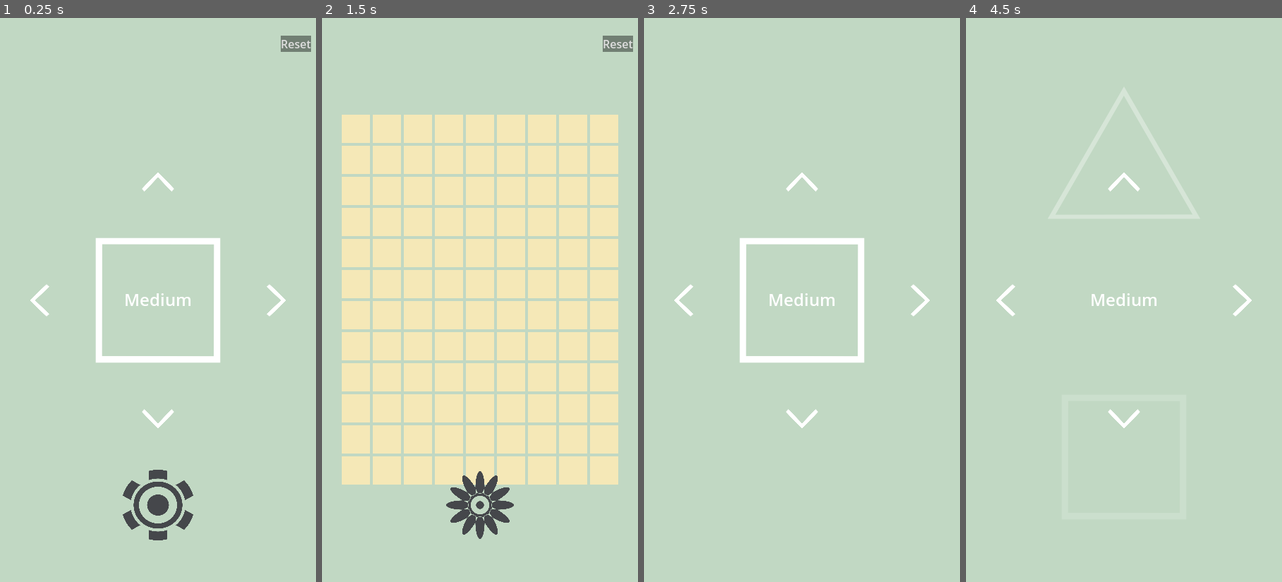
Above: before the commit, frames 1-4 (left to right).
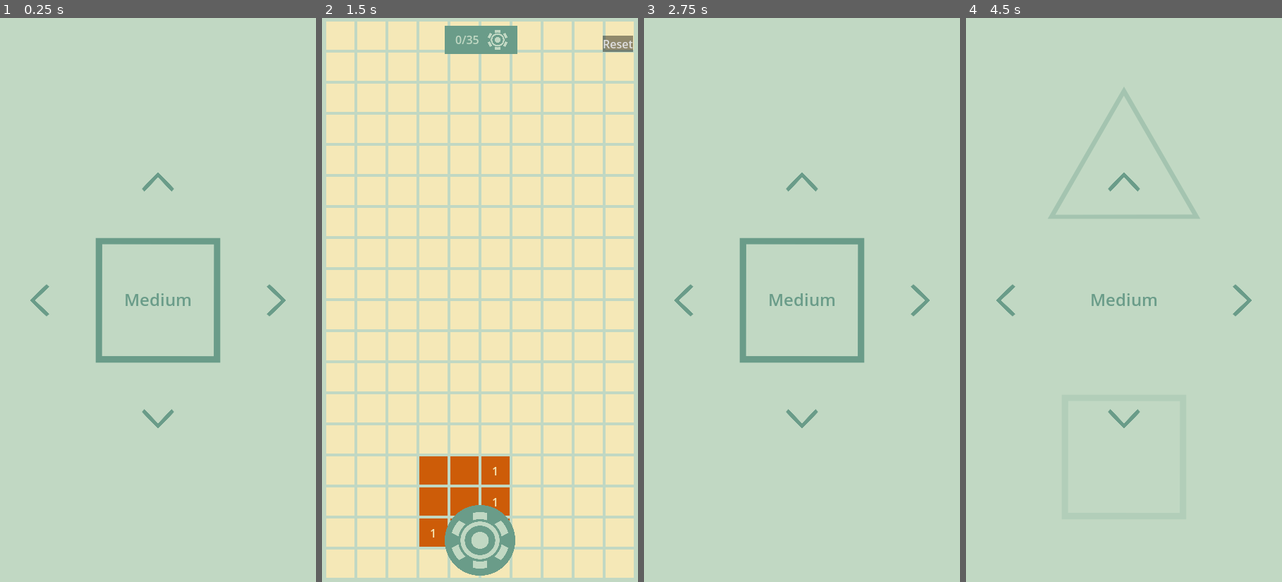
Above: after the commit, the same moments.

Repository: Kape99/mine-sweeper
Game: Godot game, scene res://Scenes/base.tscn
Two runs of this game, one before a commit and one after it. Both use one fixed random seed, a clock stepped at 60 frames per second and the inputs below.
Inputs (mouse positions are in pixels of both pictures, inside the frame that each line leads up to):
- Up to frame 1 (0.25 s): no input
- Up to frame 2 (1.5 s): click (480, 300) at 0.5 s; click (480, 503) at 1.27 s
- Up to frame 3 (2.75 s): click "Reset" at 2 s
- Up to frame 4 (4.5 s): click (1003, 300) at 2.75 s; click (1244, 300) at 3.5 s; click (1124, 181) at 4.25 s

The runs differ from the first frame. In frame 1, 3.9% of the frame differs, in the area x 9-99%, y 3-93%; in frame 2, 43%, in the area x 1-99%, y 0-100%; in frame 3, 2.5%; in frame 4, 3.2%.

Commit message:
added theme and new difficulties

Diff:
--- /dev/null
+++ b/Asset/Icons/circle.svg
@@ -0,0 +1,65 @@
+<?xml version="1.0" encoding="UTF-8" standalone="no"?>
+<!-- Created with Inkscape (http://www.inkscape.org/) -->
+
+<svg
+   width="500"
+   height="500"
+   viewBox="0 0 132.29166 132.29167"
+   version="1.1"
+   id="svg5"
+   inkscape:version="1.2.2 (b0a8486541, 2022-12-01)"
+   sodipodi:docname="circle.svg"
+   xmlns:inkscape="http://www.inkscape.org/namespaces/inkscape"
+   xmlns:sodipodi="http://sodipodi.sourceforge.net/DTD/sodipodi-0.dtd"
+   xmlns="http://www.w3.org/2000/svg"
+   xmlns:svg="http://www.w3.org/2000/svg">
+  <sodipodi:namedview
+     id="namedview7"
+     pagecolor="#505050"
+     bordercolor="#ffffff"
+     borderopacity="1"
+     inkscape:showpageshadow="0"
+     inkscape:pageopacity="0"
+     inkscape:pagecheckerboard="1"
+     inkscape:deskcolor="#505050"
+     inkscape:document-units="mm"
+     showgrid="false"
+     inkscape:zoom="1.4387311"
+     inkscape:cx="281.84558"
+     inkscape:cy="240.83722"
+     inkscape:window-width="1920"
+     inkscape:window-height="1024"
+     inkscape:window-x="0"
+     inkscape:window-y="0"
+     inkscape:window-maximized="1"
+     inkscape:current-layer="layer1" />
+  <defs
+     id="defs2">
+    <inkscape:path-effect
+       effect="fill_between_many"
+       method="originald"
+       linkedpaths="#path2813,0,1|#path2816,0,1|#path2819,0,1|#path2822,0,1|#path2825,0,1"
+       id="path-effect2837" />
+    <inkscape:path-effect
+       effect="fill_between_many"
+       method="originald"
+       linkedpaths="#path2813,0,1"
+       id="path-effect2837-3"
+       is_visible="true"
+       lpeversion="0"
+       join="true"
+       close="true"
+       autoreverse="true" />
+  </defs>
+  <g
+     inkscape:label="Layer 1"
+     inkscape:groupmode="layer"
+     id="layer1">
+    <circle
+       style="fill:#ffffff;fill-opacity:1;stroke-width:0.264583"
+       id="path900"
+       cx="66.145836"
+       cy="66.145836"
+       r="66.145836" />
+  </g>
+</svg>
--- a/Scenes/base.tscn
+++ b/Scenes/base.tscn
@@ -1,14 +1,12 @@
-[gd_scene load_steps=18 format=3 uid="uid://df4602v1smvil"]
-
-[ext_resource type="StyleBox" uid="uid://dfbwulumv8xih" path="res://Asset/transparent.stylebox" id="1_bdqyu"]
+[gd_scene load_steps=16 format=3 uid="uid://df4602v1smvil"]
+
 [ext_resource type="Texture2D" uid="uid://chyy03erxduyq" path="res://Asset/Icons/arrow_left.svg" id="1_mc8na"]
 [ext_resource type="Script" path="res://Scripts/base.gd" id="1_smbv4"]
+[ext_resource type="Script" path="res://Scripts/GUI/camera_controller.gd" id="2_buixl"]
 [ext_resource type="Texture2D" uid="uid://b5ykkupxejast" path="res://Asset/Icons/arrow_right.svg" id="2_pgp2b"]
-[ext_resource type="Script" path="res://Scripts/camera_controller.gd" id="2_uj4in"]
 [ext_resource type="Script" path="res://Scripts/GUI/diffiuclty_selector.gd" id="3_s3kjk"]
-[ext_resource type="Texture2D" uid="uid://cqghprgxdo207" path="res://Asset/Icons/mine.svg" id="7_tg1sk"]
-[ext_resource type="Texture2D" uid="uid://byvxq2ywx88yg" path="res://Asset/Icons/flag.svg" id="8_f8rh8"]
 [ext_resource type="Texture2D" uid="uid://4iu435cfille" path="res://Asset/Icons/arrow_up.svg" id="9_itd5s"]
+[ext_resource type="PackedScene" uid="uid://2ff3i6tuwxtr" path="res://Scenes/board_gui.tscn" id="9_rp1dr"]
 [ext_resource type="Texture2D" uid="uid://c1o7c4oabirit" path="res://Asset/Icons/square_border.svg" id="10_531cw"]
 [ext_resource type="Texture2D" uid="uid://bipy5rstfs7n8" path="res://Asset/Icons/arrow_down.svg" id="12_wjp3c"]
 [ext_resource type="Shader" path="res://Asset/blur.gdshader" id="15_t7wxk"]
@@ -160,7 +158,7 @@
 
 [node name="Camera" type="Camera2D" parent="."]
 position = Vector2(240, 401)
-script = ExtResource("2_uj4in")
+script = ExtResource("2_buixl")
 
 [node name="GUI" type="CanvasLayer" parent="."]
 
@@ -372,52 +370,9 @@
 "": SubResource("AnimationLibrary_5ly7q")
 }
 
-[node name="BoardGUI" type="Control" parent="GUI/Screen"]
-layout_mode = 1
-anchors_preset = 15
-anchor_right = 1.0
-anchor_bottom = 1.0
-grow_horizontal = 2
-grow_vertical = 2
-mouse_filter = 2
-
-[node name="DefuseButton" type="TextureButton" parent="GUI/Screen/BoardGUI"]
-modulate = Color(0.270588, 0.278431, 0.294118, 1)
-layout_mode = 1
-anchors_preset = 7
-anchor_left = 0.5
-anchor_top = 1.0
-anchor_right = 0.5
-anchor_bottom = 1.0
-offset_left = -50.0
-offset_top = -160.0
-offset_right = 50.0
-offset_bottom = -60.0
-grow_horizontal = 2
-grow_vertical = 0
-focus_mode = 0
-toggle_mode = true
-texture_normal = ExtResource("7_tg1sk")
-texture_pressed = ExtResource("8_f8rh8")
-ignore_texture_size = true
-stretch_mode = 4
-
-[node name="Reset" type="Button" parent="GUI/Screen/BoardGUI"]
-layout_mode = 1
-anchors_preset = 1
-anchor_left = 1.0
-anchor_right = 1.0
-offset_left = -66.0
-offset_top = 25.0
-offset_right = -23.0
-offset_bottom = 48.0
-grow_horizontal = 0
-focus_mode = 0
-theme_override_styles/normal = ExtResource("1_bdqyu")
-theme_override_styles/hover = ExtResource("1_bdqyu")
-theme_override_styles/pressed = ExtResource("1_bdqyu")
-text = "Reset
-"
+[node name="BoardGUI" parent="GUI/Screen" instance=ExtResource("9_rp1dr")]
+visible = false
+layout_mode = 1
 
 [node name="FinalScreen" type="ColorRect" parent="GUI/Screen"]
 visible = false
@@ -454,5 +409,3 @@
 layout_mode = 2
 text = "Back to Menu
 "
-
-[connection signal="pressed" from="GUI/Screen/BoardGUI/Reset" to="." method="_on_button_pressed"]
--- /dev/null
+++ b/Scenes/board_gui.tscn
@@ -0,0 +1,117 @@
+[gd_scene load_steps=6 format=3 uid="uid://2ff3i6tuwxtr"]
+
+[ext_resource type="Script" path="res://Scripts/GUI/board_gui.gd" id="1_vdnex"]
+[ext_resource type="Texture2D" uid="uid://bkbm1d8nl8oo2" path="res://Asset/Icons/circle.svg" id="2_p2ubr"]
+[ext_resource type="Texture2D" uid="uid://cqghprgxdo207" path="res://Asset/Icons/mine.svg" id="3_jh2k8"]
+[ext_resource type="Texture2D" uid="uid://byvxq2ywx88yg" path="res://Asset/Icons/flag.svg" id="4_1xe88"]
+[ext_resource type="StyleBox" uid="uid://dfbwulumv8xih" path="res://Asset/transparent.stylebox" id="5_rt0ux"]
+
+[node name="BoardGUI" type="Control"]
+layout_mode = 3
+anchors_preset = 15
+anchor_right = 1.0
+anchor_bottom = 1.0
+grow_horizontal = 2
+grow_vertical = 2
+mouse_filter = 2
+script = ExtResource("1_vdnex")
+
+[node name="ButtonBackground" type="TextureRect" parent="."]
+layout_mode = 1
+anchors_preset = 7
+anchor_left = 0.5
+anchor_top = 1.0
+anchor_right = 0.5
+anchor_bottom = 1.0
+offset_left = -50.0
+offset_top = -110.0
+offset_right = 50.0002
+offset_bottom = -10.0
+grow_horizontal = 2
+grow_vertical = 0
+pivot_offset = Vector2(50, 50)
+texture = ExtResource("2_p2ubr")
+expand_mode = 1
+stretch_mode = 4
+
+[node name="DefuseButton" type="TextureButton" parent="."]
+modulate = Color(0, 0.0705882, 1, 1)
+layout_mode = 1
+anchors_preset = 7
+anchor_left = 0.5
+anchor_top = 1.0
+anchor_right = 0.5
+anchor_bottom = 1.0
+offset_left = -40.0
+offset_top = -100.0
+offset_right = 40.0
+offset_bottom = -20.0
+grow_horizontal = 2
+grow_vertical = 0
+pivot_offset = Vector2(40, 40)
+focus_mode = 0
+toggle_mode = true
+texture_normal = ExtResource("3_jh2k8")
+texture_pressed = ExtResource("4_1xe88")
+ignore_texture_size = true
+stretch_mode = 4
+
+[node name="Reset" type="Button" parent="."]
+layout_mode = 1
+anchors_preset = 1
+anchor_left = 1.0
+anchor_right = 1.0
+offset_left = -66.0
+offset_top = 25.0
+offset_right = -23.0
+offset_bottom = 48.0
+grow_horizontal = 0
+focus_mode = 0
+theme_override_styles/normal = ExtResource("5_rt0ux")
+theme_override_styles/hover = ExtResource("5_rt0ux")
+theme_override_styles/pressed = ExtResource("5_rt0ux")
+text = "Reset
+"
+
+[node name="ColorRect" type="ColorRect" parent="."]
+layout_mode = 1
+anchors_preset = 5
+anchor_left = 0.5
+anchor_right = 0.5
+offset_left = -50.0
+offset_top = 11.0
+offset_right = 53.0
+offset_bottom = 51.0
+grow_horizontal = 2
+
+[node name="ScoreBox" type="HBoxContainer" parent="ColorRect"]
+modulate = Color(0.960784, 0.909804, 0.717647, 1)
+layout_mode = 1
+anchors_preset = 8
+anchor_left = 0.5
+anchor_top = 0.5
+anchor_right = 0.5
+anchor_bottom = 0.5
+offset_left = -37.5
+offset_top = -14.0
+offset_right = 37.5
+offset_bottom = 14.0
+grow_horizontal = 2
+grow_vertical = 2
+alignment = 1
+
+[node name="ScoreTracker" type="Label" parent="ColorRect/ScoreBox"]
+layout_mode = 2
+size_flags_horizontal = 3
+text = "00/00"
+horizontal_alignment = 2
+vertical_alignment = 1
+
+[node name="MineIcon" type="TextureRect" parent="ColorRect/ScoreBox"]
+layout_mode = 2
+size_flags_horizontal = 10
+texture = ExtResource("3_jh2k8")
+expand_mode = 2
+stretch_mode = 4
+
+[connection signal="pressed" from="Reset" to="." method="_on_reset_pressed"]
--- a/Scenes/outline.gdshader
+++ /dev/null
@@ -1,21 +0,0 @@
-shader_type canvas_item;
-
-uniform vec4 line_color : source_color = vec4(1);
-uniform float line_thickness : hint_range(0, 10) = 1.0;
-
-void fragment() {
-	vec2 size = TEXTURE_PIXEL_SIZE * line_thickness;
-
-	float outline = texture(TEXTURE, UV + vec2(-size.x, 0)).a;
-	outline += texture(TEXTURE, UV + vec2(0, size.y)).a;
-	outline += texture(TEXTURE, UV + vec2(size.x, 0)).a;
-	outline += texture(TEXTURE, UV + vec2(0, -size.y)).a;
-	outline += texture(TEXTURE, UV + vec2(-size.x, size.y)).a;
-	outline += texture(TEXTURE, UV + vec2(size.x, size.y)).a;
-	outline += texture(TEXTURE, UV + vec2(-size.x, -size.y)).a;
-	outline += texture(TEXTURE, UV + vec2(size.x, -size.y)).a;
-	outline = min(outline, 1.0);
-
-	vec4 color = texture(TEXTURE, UV);
-	COLOR = mix(color, line_color, outline - color.a);
-}
--- a/Scripts/Board/base_board.gd
+++ b/Scripts/Board/base_board.gd
@@ -6,6 +6,8 @@
 @export var mines: int = 10
 
 var _explored: int = 0
+
+var _defused_count: int = 0
 
 @onready var board_grid: GridContainer = $CenterContainer/Board
 
@@ -30,6 +32,7 @@
 
 func clear():
 	_explored = 0
+	_defused_count = 0
 	_is_game_started = false
 	board_grid.columns = cols
 	for cell in board_grid.get_children():
@@ -69,7 +72,11 @@
 
 
 func _handle_defuse(cell: CellBase, is_defused: bool):
-	pass
+	if is_defused:
+		_defused_count += 1
+	else:
+		_defused_count -= 1
+	emit_signal("on_defuse_changed", _defused_count)
 
 
 func _handle_explosion(cell: CellBase):
@@ -80,6 +87,7 @@
 func first_move(starting_cell):
 	_is_game_started = true
 	_place_mines(starting_cell)
+	emit_signal("on_game_started", mines)
 
 
 func _on_cell_pressed(cell: CellBase, nearby: int):
--- a/Scripts/FSM/States/DefuseState.gd
+++ b/Scripts/FSM/States/DefuseState.gd
@@ -11,7 +11,7 @@
 
 
 func enter() -> void:
-	setup_colors(GlobaState.accent_color, GlobaState.base_color)
+	setup_colors(GlobaState.secondary_color, GlobaState.main_color)
 	owner._cell_icon.texture = preload("res://Asset/Icons/flag.svg")
 	owner.emit_signal("cell_defused", owner, true)
 
--- a/Scripts/FSM/States/ExploredState.gd
+++ b/Scripts/FSM/States/ExploredState.gd
@@ -11,12 +11,12 @@
 
 
 func enter() -> void:
-	setup_colors(GlobaState.base_color, GlobaState.accent_color)
+	setup_colors(GlobaState.main_color, GlobaState.secondary_color)
 	if owner.nearby == -1:
 		Input.vibrate_handheld(500)
 
 		owner._cell_icon.texture = preload("res://Asset/Icons/mine.svg")
-		owner._cell_icon.modulate = Color.INDIAN_RED
+		owner._cell_icon.modulate = GlobaState.background_color
 
 		owner.emit_signal("cell_exploded", owner)
 
--- a/Scripts/FSM/States/UnknownState.gd
+++ b/Scripts/FSM/States/UnknownState.gd
@@ -11,7 +11,7 @@
 
 
 func enter() -> void:
-	setup_colors(GlobaState.accent_color, GlobaState.base_color)
+	setup_colors(GlobaState.secondary_color, GlobaState.main_color)
 
 
 func exit() -> void:
--- /dev/null
+++ b/Scripts/GUI/board_gui.gd
@@ -0,0 +1,30 @@
+class_name BoardGUI extends Control
+
+@onready var _score_box: Control = $ColorRect/ScoreBox
+@onready var _score_tracker: Label = $ColorRect/ScoreBox/ScoreTracker
+
+signal reset
+
+var total_mines: int:
+	set(value):
+		total_mines = value
+		defused_mines = 0
+		_update_score()
+
+var defused_mines: int:
+	set(value):
+		defused_mines = value
+		_update_score()
+
+
+func _ready():
+	$ColorRect.color = GlobaState.accent_color
+	_score_box.modulate = GlobaState.background_color
+
+
+func _update_score():
+	_score_tracker.text = str(defused_mines) + "/" + str(total_mines)
+
+
+func _on_reset_pressed():
+	emit_signal("reset")
--- a/Scripts/camera_controller.gd
+++ b/Scripts/GUI/camera_controller.gd
@@ -25,7 +25,7 @@
 
 func _handle_drag(event: InputEventScreenDrag):
 	if touch_points.size() == 1:
-		position -= event.relative / zoom.x
+		offset -= event.relative / zoom.x
 		touch_points[event.index] = event.position
 
 	if touch_points.size() == 2:
@@ -45,7 +45,7 @@
 		var delta_pos = drag_vector.dot(new_vector) / new_vector.length() * new_vector.normalized()
 
 		print(delta_pos)
-		position -= (drag_vector / 2) / zoom.x
+		offset -= (drag_vector / 2) / zoom.x
 
 		var delta_scale = new_vector.length() / old_vector.length()
 		print(delta_scale)
@@ -55,5 +55,5 @@
 
 
 func set_limits(position, size):
-	position = Vector2(0, 0)
+	offset = Vector2(0, 0)
 	scale = Vector2(1, 1)
--- a/Scripts/GUI/diffiuclty_selector.gd
+++ b/Scripts/GUI/diffiuclty_selector.gd
@@ -1,4 +1,4 @@
-class_name DifficultySelector extends Node
+class_name DifficultySelector extends Control
 
 var selected_difficulty = 1:
 	set(value):
@@ -35,6 +35,8 @@
 
 
 func _ready():
+	modulate = GlobaState.accent_color
+
 	left_button.connect("pressed", _scroll_left)
 	right_button.connect("pressed", _scroll_right)
 	up_button.connect("pressed", _scroll_up)
--- a/Scripts/base.gd
+++ b/Scripts/base.gd
@@ -1,7 +1,7 @@
 extends Node
 
 @onready var main_menu = $GUI/Screen/MainMenu
-@onready var board_gui = $GUI/Screen/BoardGUI
+@onready var board_gui: BoardGUI = $GUI/Screen/BoardGUI
 @onready var start_button = $GUI/Screen/MainMenu/DiffiucltySelector/StartButton
 @onready var camera: CameraController = $Camera
 @onready var defuse_button: TextureButton = $GUI/Screen/BoardGUI/DefuseButton
@@ -14,9 +14,11 @@
 
 
 func _ready():
+	board_gui.connect("reset", reset)
+	$GUI/Screen/BoardGUI/ButtonBackground.modulate = GlobaState.accent_color
+	defuse_button.modulate = GlobaState.background_color
 	start_button.connect("pressed", _load_game)
 	defuse_button.connect("toggled", _toggle_defuse)
-	%BackToMenu.connect("pressed", _on_button_pressed)
 
 
 func _game_finished(is_win: bool, time: float):
@@ -37,19 +39,27 @@
 	add_child(board)
 	var game_data = GlobaState.get_game_data()
 
+	GlobaState._defusing = false
 	board.start_game(game_data.cols, game_data.rows, game_data.mines)
+	board.connect("on_game_started", game_started)
+	board.connect("on_defuse_changed", defused_changed)
 
 	main_menu.visible = false
-	board_gui.visible = true
-
 	# TODO fix reset the camera and limit the movement
 	camera.set_limits(board.get_board_position(), board.get_board_size())
 
 
-func _on_button_pressed():
+func defused_changed(defused: int):
+	board_gui.defused_mines = defused
+
+
+func game_started(mines: int):
+	board_gui.visible = true
+	board_gui.total_mines = mines
+
+
+func reset():
 	board.free()
-
 	main_menu.visible = true
-
 	board_gui.visible = false
 	$GUI/Screen/FinalScreen.visible = false
--- a/Scripts/global_state.gd
+++ b/Scripts/global_state.gd
@@ -22,21 +22,70 @@
 var difficulties: Dictionary = {0: Vector3i(9, 12, 50), 1: Vector3i(13, 18, 40), 2: Vector3i(19, 22, 150)}
 
 var board: Dictionary = {
-	0: [GameData.new(9, 12, 5), GameData.new(9, 12, 5), GameData.new(9, 12, 5)],
-	1: [GameData.new(9, 12, 5), GameData.new(9, 12, 5), GameData.new(9, 12, 5)],
-	2: [GameData.new(9, 12, 5), GameData.new(9, 12, 5), GameData.new(9, 12, 5)]
+	0: [GameData.new(11, 12, 15), GameData.new(15, 16, 35), GameData.new(19, 20, 80)],
+	1: [GameData.new(9, 12, 15), GameData.new(10, 18, 35), GameData.new(13, 22, 80)],
+	2: [GameData.new(9, 13, 15), GameData.new(10, 18, 35), GameData.new(13, 22, 80)]
 }
+
+
+class ColorScheme:
+	var background: Color
+	var main: Color
+	var secondary: Color
+	var accent: Color
+
+	func _init(background, main, secondary, accent):
+		self.back = background
+		self.main = main
+		self.secondary = secondary
+		self.accent = accent
+
+
+var color_schemes: Dictionary
 
 var selected_board: int = 1
 
-#var background_color: Color = Color.DIM_GRAY
-#var base_color: Color = Color.WEB_GRAY
-#var accent_color: Color = Color.DARK_ORANGE
-
 # silvia
 var background_color: Color = Color("C1D8C3")
-var base_color: Color = Color("6A9C89")
-var accent_color: Color = Color("F5E8B7")
+var main_color: Color = Color("CD5C08")
+var secondary_color: Color = Color("F5E8B7")
+var accent_color: Color = Color("6A9C89")
+
+## silvia
+#var background_color: Color = Color("C1D8C3")
+#var main_color: Color = Color("6A9C89")
+#var secondary_color: Color = Color("F5E8B7")
+#var accent_color: Color = Color("F5E8B7")
+
+## Big-Bubble
+#var background_color: Color = Color("FFDFDF")
+#var main_color: Color = Color("FFF6F6")
+#var secondary_color: Color = Color("F875AA")
+#var accent_color: Color = Color("AEDEFC")
+
+## Green-Orange
+#var background_color: Color = Color("A6CF98")
+#var main_color: Color = Color("F2FFE9")
+#var secondary_color: Color = Color("557C55")
+#var accent_color: Color = Color("FA7070")
+
+## rosa
+#var background_color: Color = Color("F4BF96")
+#var main_color: Color = Color("CE5A67")
+#var secondary_color: Color = Color("1F1717")
+#var accent_color: Color = Color("FCF5ED")
+
+## browns
+#var background_color: Color = Color("EBE3D5")
+#var main_color: Color = Color("B0A695")
+#var secondary_color: Color = Color("F3EEEA")
+#var accent_color: Color = Color("776B5D")
+
+## Ukraine
+#var background_color: Color = Color("0C356A")
+#var main_color: Color = Color("0174BE")
+#var secondary_color: Color = Color("FFC436")
+#var accent_color: Color = Color("FFF0CE")
 
 
 func _ready():
--- a/project.godot
+++ b/project.godot
@@ -40,6 +40,6 @@
 
 [rendering]
 
-renderer/rendering_method="mobile"
+renderer/rendering_method="gl_compatibility"
 textures/vram_compression/import_etc2_astc=true
 environment/defaults/default_clear_color=Color(0.960784, 0.909804, 0.717647, 1)
Not shown, added: Asset/Icons/circle.svg.import
